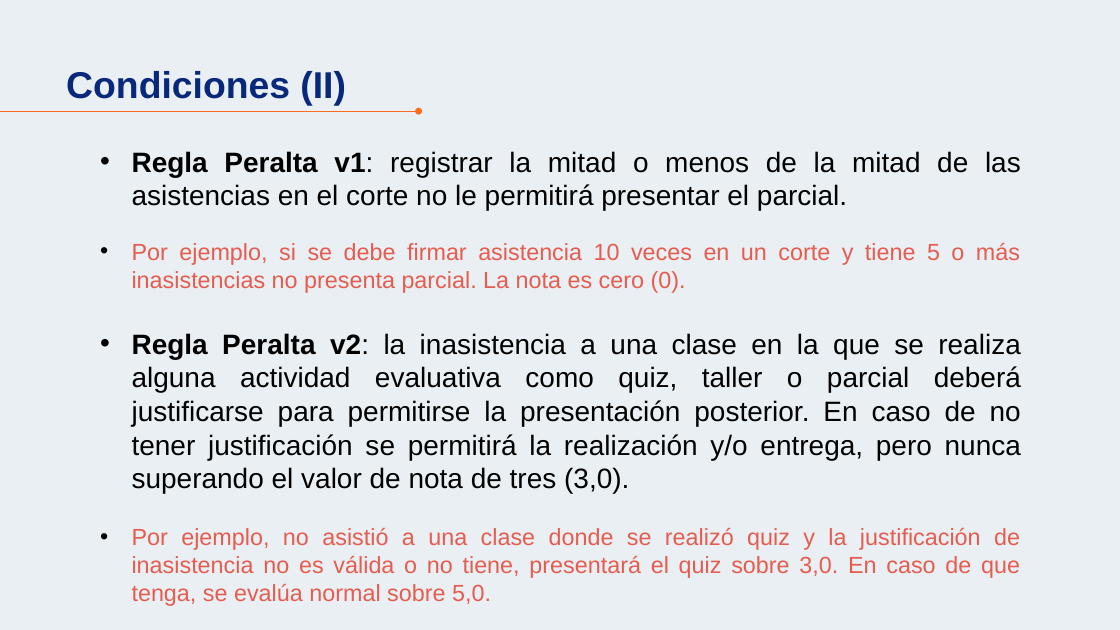
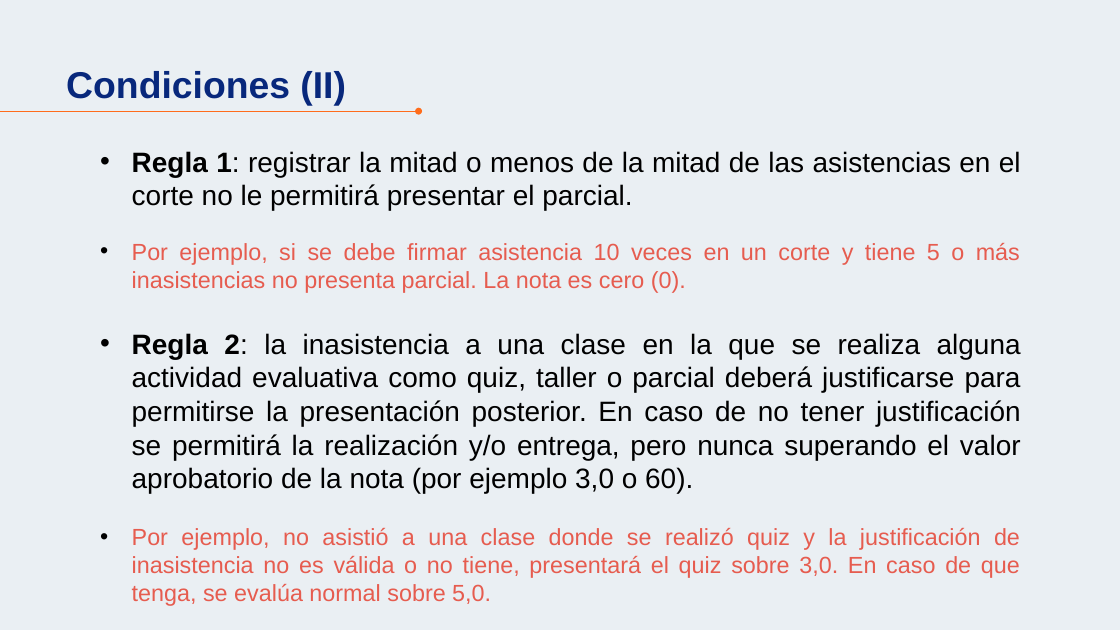
Before and after one commit to norbeydanilo/oop, a slide deck: slide 4 of 00.presentacion-inicial-OOP.pptx. Drawn at 1120x630 pixels with LibreOffice and Linux fonts; fonts in the diff are those of the drawing. Boxes give left, top, right and bottom in pixels: in the first picture for what was removed or moved away, otherwise in the second. Text is boxed around its words. In the diff, an @@ line names an element or a change of style, - is before the commit and + after.

```diff
--- a/00.presentacion-inicial-OOP.pptx
+++ b/00.presentacion-inicial-OOP.pptx
@@ text at (132, 151, 1021, 211): text changed @@
-  • Regla Peralta v1: registrar la mitad o menos de la mitad de las asistencias en el corte no le permitirá presentar el parcial.
+  • Regla 1: registrar la mitad o menos de la mitad de las asistencias en el corte no le permitirá presentar el parcial.
@@ text at (132, 333, 1021, 493): text changed @@
-  • Regla Peralta v2: la inasistencia a una clase en la que se realiza alguna actividad evaluativa como quiz, taller o parcial deberá justificarse para permitirse la presentación posterior. En caso de no tener justificación se permitirá la realización y/o entrega, pero nunca superando el valor de nota de tres (3,0).
+  • Regla 2: la inasistencia a una clase en la que se realiza alguna actividad evaluativa como quiz, taller o parcial deberá justificarse para permitirse la presentación posterior. En caso de no tener justificación se permitirá la realización y/o entrega, pero nunca superando el valor aprobatorio de la nota (por ejemplo 3,0 o 60).
```
Also in this commit, not shown: 2 other slides changed, 1 other file.
